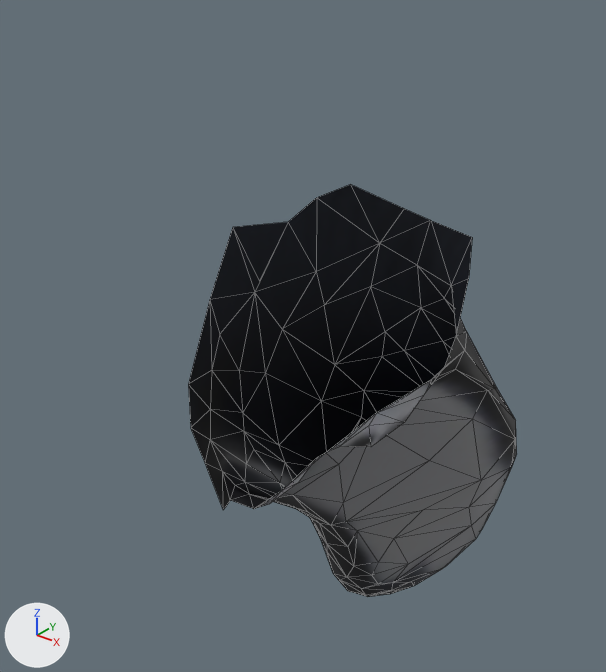
An edit to the OBJ model Project1/Models/pinguino/aletIzq.obj, drawn before and after from the same camera.
Before and after are seen from a camera (50 mm lens) standing at (0.133, -0.032, 0.236) and looking at (-0.081, 0.235, 0.071). The axes (+X, +Y, +Z) are drawn at lower left. The lights are the same throughout. Mesh edges are drawn as thin lines. Where no turn or scale is listed for an object, it has been applied to the vertices. Vertices at the same position are counted once.

In view in the first picture: 'arm2'.
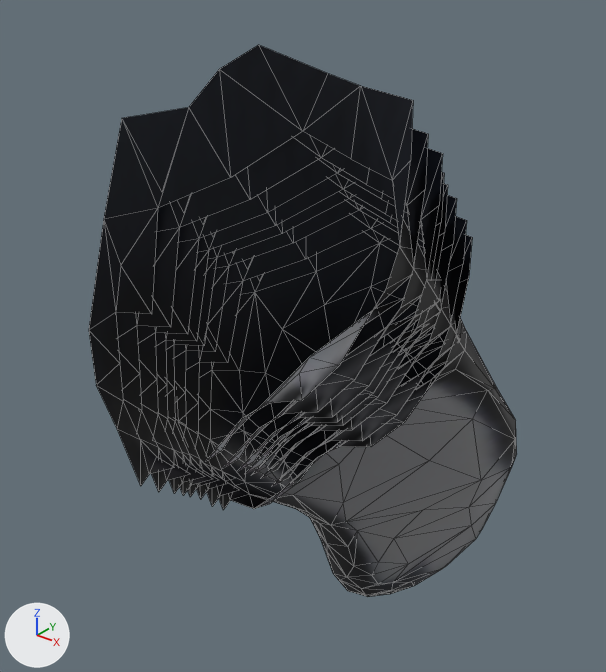
Edits to the bpy script that builds the scene:
```text
Change me_arm2:
    used by ob_arm2; location = (0.0, 0.0, 0.0)
    remove me_arm2.from_pydata(...)  # 175 vertices, 323 faces; spans x -0.121..0.027, y 0.174..0.35, z -0.166..0.164
    add me_arm2.from_pydata(...)  # 506 vertices, 664 faces; spans x -0.121..0.036, y 0.122..0.35, z -0.166..0.211
    me_arm2 part 1: a new loose piece of 49 vertices spanning x -0.101..0.029, y 0.166..0.209, z -0.001..0.172, in mat_tripo_mat_ec8745c3_bda8_4347_ad56_d02ff18cfc2e
    me_arm2 part 2: a new loose piece of 47 vertices spanning x -0.099..0.029, y 0.159..0.196, z 0.013..0.18, in mat_tripo_mat_ec8745c3_bda8_4347_ad56_d02ff18cfc2e
    me_arm2 part 3: a new loose piece of 47 vertices spanning x -0.098..0.029, y 0.153..0.189, z 0.018..0.185, in mat_tripo_mat_ec8745c3_bda8_4347_ad56_d02ff18cfc2e
    me_arm2 part 4: a new loose piece of 47 vertices spanning x -0.097..0.031, y 0.147..0.184, z 0.022..0.189, in mat_tripo_mat_ec8745c3_bda8_4347_ad56_d02ff18cfc2e
    me_arm2 part 5: a new loose piece of 47 vertices spanning x -0.093..0.034, y 0.14..0.176, z 0.029..0.196, in mat_tripo_mat_ec8745c3_bda8_4347_ad56_d02ff18cfc2e
    me_arm2 part 6: a new loose piece of 47 vertices spanning x -0.093..0.035, y 0.131..0.168, z 0.036..0.202, in mat_tripo_mat_ec8745c3_bda8_4347_ad56_d02ff18cfc2e
    me_arm2 part 7: a new loose piece of 47 vertices spanning x -0.091..0.036, y 0.122..0.158, z 0.044..0.211, in mat_tripo_mat_ec8745c3_bda8_4347_ad56_d02ff18cfc2e
```

Pixel boxes (x1, y1, x2, y2) of what changed, in the pictures (606 x 672 px):
'arm2', reshaped (30% wider, 34% taller)
    before: (188, 184, 517, 597)
    after: (89, 45, 517, 597)
part 1 of me_arm2, added (black)
    after: (185, 210, 467, 507)
part 2 of me_arm2, added (black)
    after: (174, 195, 457, 499)
part 3 of me_arm2, added (black)
    after: (166, 184, 448, 497)
part 4 of me_arm2, added (black)
    after: (155, 172, 444, 496)
part 5 of me_arm2, added (black)
    after: (137, 148, 443, 494)
part 6 of me_arm2, added (black)
    after: (116, 129, 428, 492)
part 7 of me_arm2, added (black)
    after: (89, 45, 414, 485)
